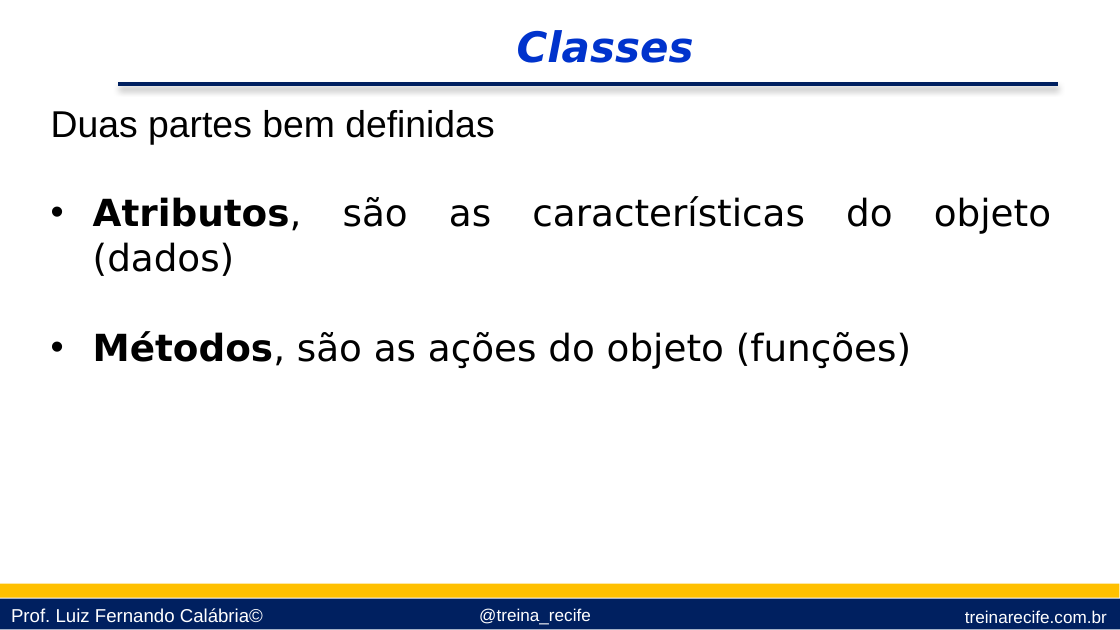
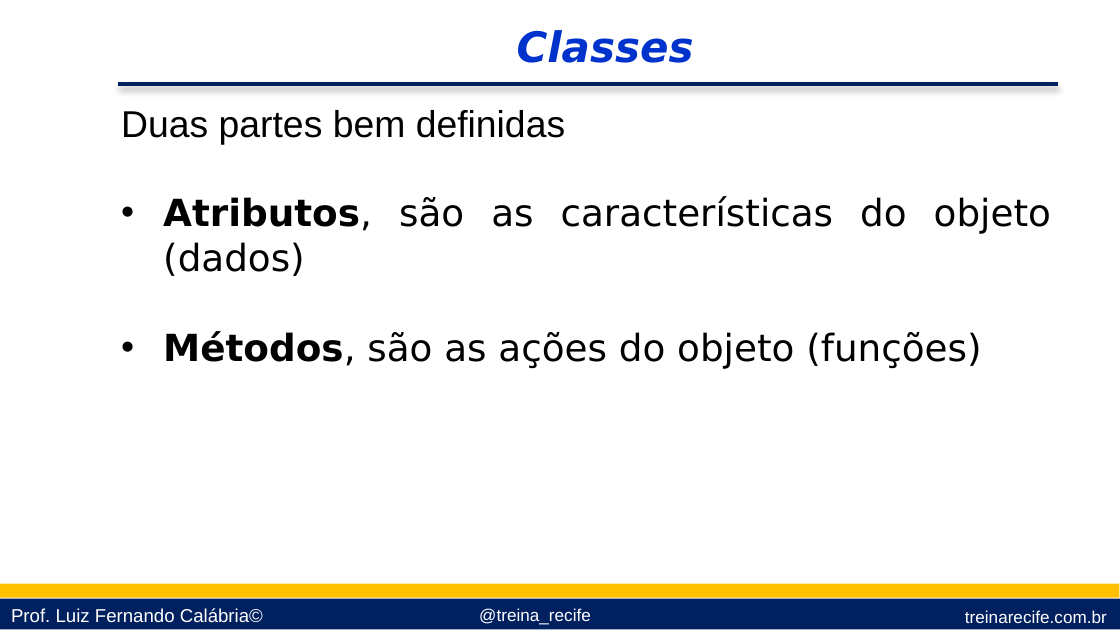
Before and after one commit to lfcalabria/pythonbasico, a slide deck: slide 4 of Apresentações/10 - Orientação a Objetos.pptx. Drawn at 1120x630 pixels with LibreOffice and Linux fonts; fonts in the diff are those of the drawing; background and template pictures are left out. Boxes give left, top, right and bottom in pixels: in the first picture for what was removed or moved away, otherwise in the second. Text is boxed around its words. In the diff, an @@ line names an element or a change of style, - is before the commit and + after.

```diff
--- a/Apresentações/10 - Orientação a Objetos.pptx
+++ b/Apresentações/10 - Orientação a Objetos.pptx
@@ text "Duas partes bem definidas" rewrapped from (51, 110, 1051, 369) to (121, 110, 1051, 369) @@
```
Also in this commit, not shown: 12 other slides changed, 9 slides added.
